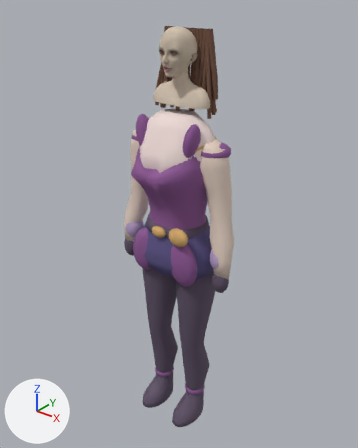
One commit to the glTF model godot/assets/katie_punch_4.glb: the scene before it, then after it.
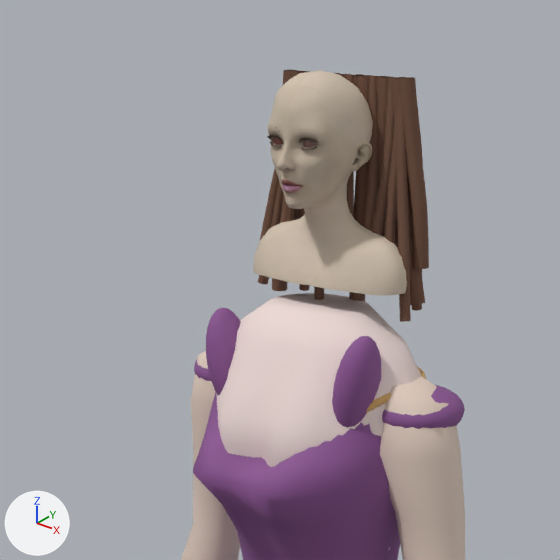
There are two pictures of each version: one whole from a camera (50 mm lens) standing at (1.432, -1.778, 2.346) and looking at (-0.014, 0.029, 1.226), one close up on the part from 17% to 74% of the width and 0% to 46% of the height. The axes (+X, +Y, +Z) are drawn at lower left. The lights are the same throughout. The last two pictures show the newer version. Where no turn or scale is listed for an object, it has been applied to the vertices. Vertices at exactly the same position are counted once.

In view in the first close-up: 'Continuous arm', 'Continuous arm.001', 'Fitted shoulder strap', 'Fitted shoulder strap.001', 'Imported Katie eyelashes', 'Imported Katie katie', 'Katie hair strand 00', 'Katie hair strand 02', 'Katie hair strand 05', 'Katie hair strand 44', 'Mantle clasp.001', 'Upper torso skin', 'Violet sweetheart bodice' and 23 more.
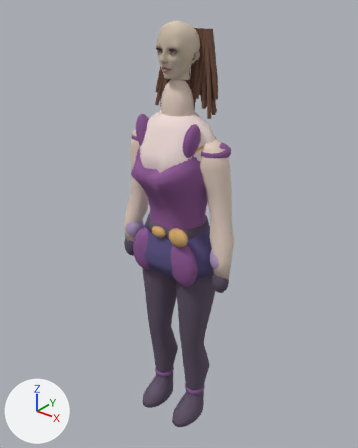
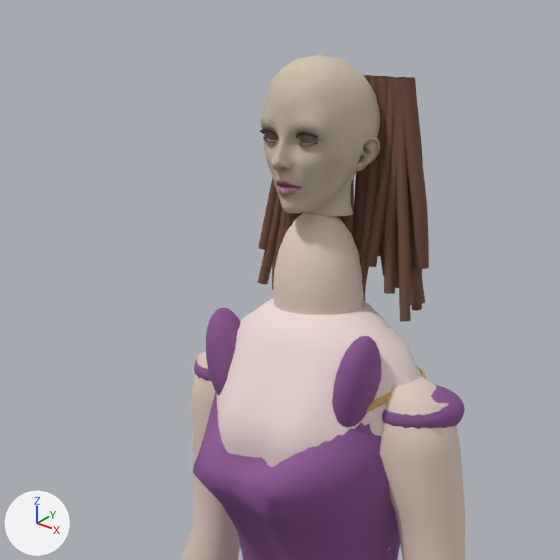
Changed parts and their boxes (x1, y1, x2, y2) in the close-ups (560 x 560 px):
'Imported Katie katie', reshaped, moved, rescaled (22% narrower, 29% shorter)
    before: (253, 70, 407, 296)
    after: (260, 55, 380, 216)
'Neck', added (pale pink)
    after: (273, 213, 364, 315)
'Imported Katie eyelashes', moved, rescaled (13% wider, 19% taller)
    before: (267, 135, 318, 150)
    after: (260, 129, 318, 147)
part 1 of me_head_001, reshaped
    before: (253, 204, 407, 296)
    after: (305, 206, 353, 216)

The edits, one by one:
me_head_001 is used by ob_imported_katie_katie; location (0.0, -0.001, 2.025); scale (0.43, 0.43, 0.43).
me_head_001 had 3016 vertices, 5880 faces and spanned x -0.367..0.367, y -0.232..0.209, z -0.416..0.362.
me_head_001 now has 2610 vertices, 5080 faces and spans x -0.2..0.2, y -0.232..0.209, z -0.134..0.362.
me_head_001 part 1: 446 vertices removed from x -0.367..0.367, y -0.057..0.202, z -0.416..-0.135; 40 vertices added at x -0.098..0.098, y -0.042..0.121, z -0.134.
Mesh me_sphere_005 is new.
It is a UV sphere (20 segments, 12 rings, poles along z) spanning x -0.079..0.079, y -0.074..0.074, z -0.139..0.139.
It uses material mat_mobile_katie_body_skin (pale pink #e5d0c2).
Object 'Imported Katie eyelashes' (ob_imported_katie_eyelashes) moves from (0.0, -0.068, 2.08) to (0.0, -0.078, 2.089).
Object 'Imported Katie eyelashes' (ob_imported_katie_eyelashes) is rescaled from (0.43, 0.43, 0.43) to (0.49, 0.49, 0.49).
Object 'Imported Katie katie' (ob_imported_katie_katie) moves from (0.0, -0.001, 2.025) to (0.0, -0.001, 2.026).
Object 'Imported Katie katie' (ob_imported_katie_katie) is rescaled from (0.43, 0.43, 0.43) to (0.49, 0.49, 0.49).
Object 'Neck' (ob_neck) is new; it shows me_sphere_005.
Its location is (0.0, 0.0, 1.83).
